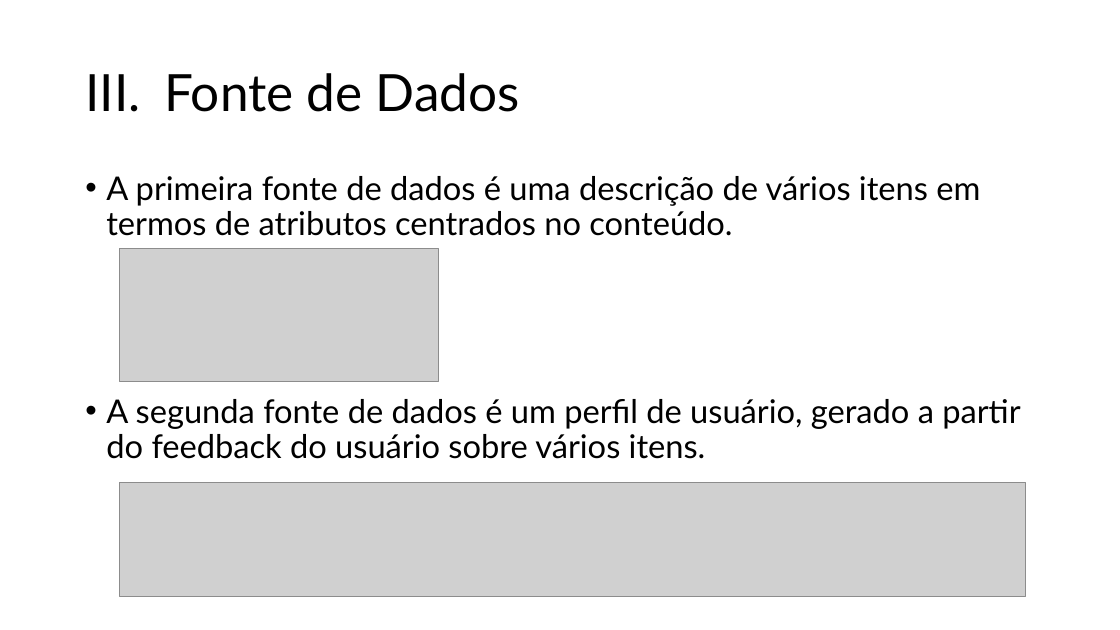
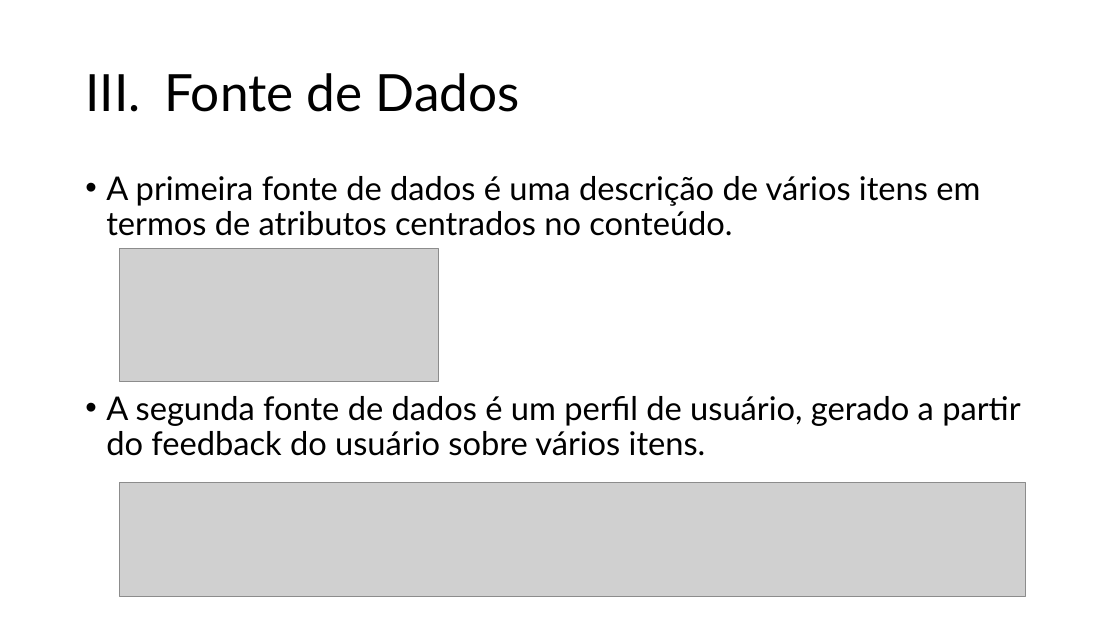
Before and after one commit to FlorensaDimer/TF_sistemas_recomendacao, a slide deck: slide 12 of Sugestão de Cidades pelo Índice de Criminalidade.pptx. Drawn at 1120x630 pixels with LibreOffice and Linux fonts; fonts in the diff are those of the drawing; grey boxes stand for pictures. Boxes give left, top, right and bottom in pixels: in the first picture for what was removed or moved away, otherwise in the second. Text is boxed around its words. In the diff, an @@ line names an element or a change of style, - is before the commit and + after.

```diff
--- a/Sugestão de Cidades pelo Índice de Criminalidade.pptx
+++ b/Sugestão de Cidades pelo Índice de Criminalidade.pptx
@@ text at (106,399,1020,459): paragraph removed @@
-• A segunda fonte de dados é um perfil de usuário, gerado a partir do feedback do usuário sobre vários itens.
@@ text added at (106,396,1020,456), 28 pt, text #000000 @@
+• A segunda fonte de dados é um perfil de usuário, gerado a partir do feedback do usuário sobre vários itens.
```
Also in this commit, not shown: 1 other slide changed, 1 slide added, 1 other file.
